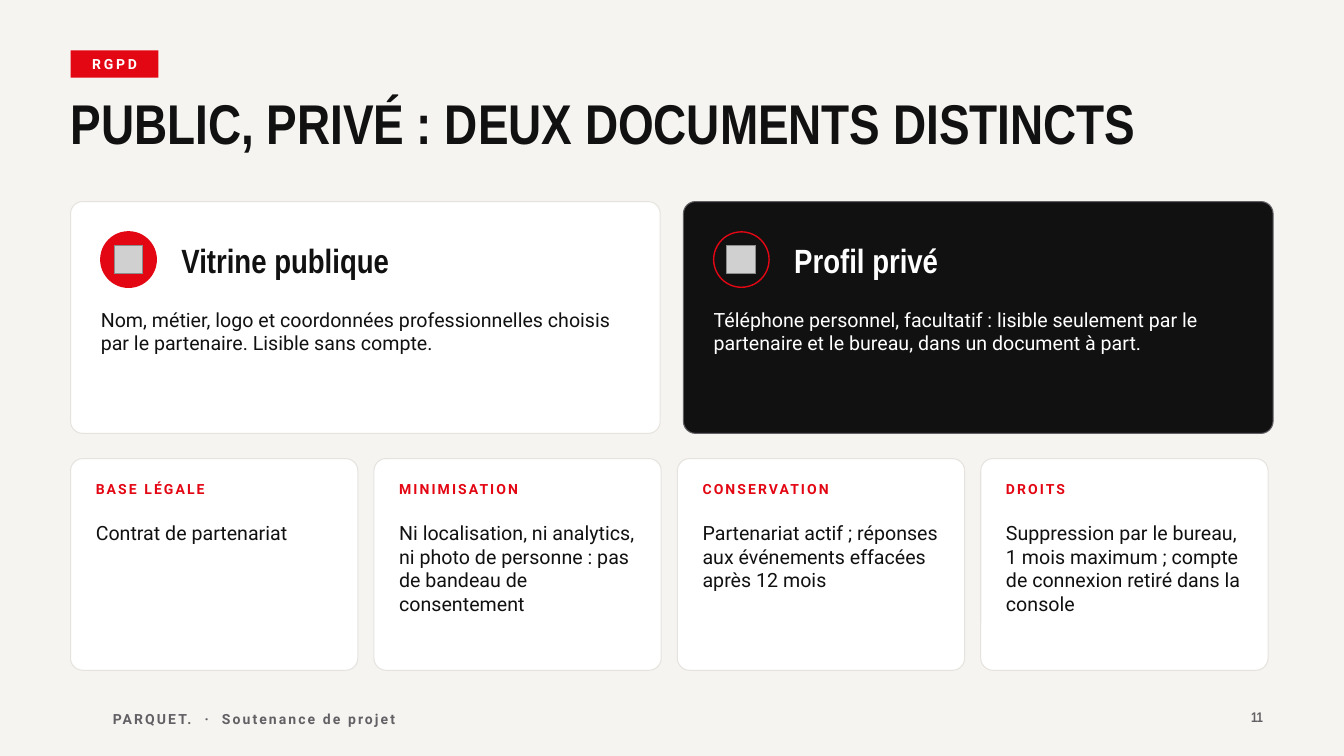
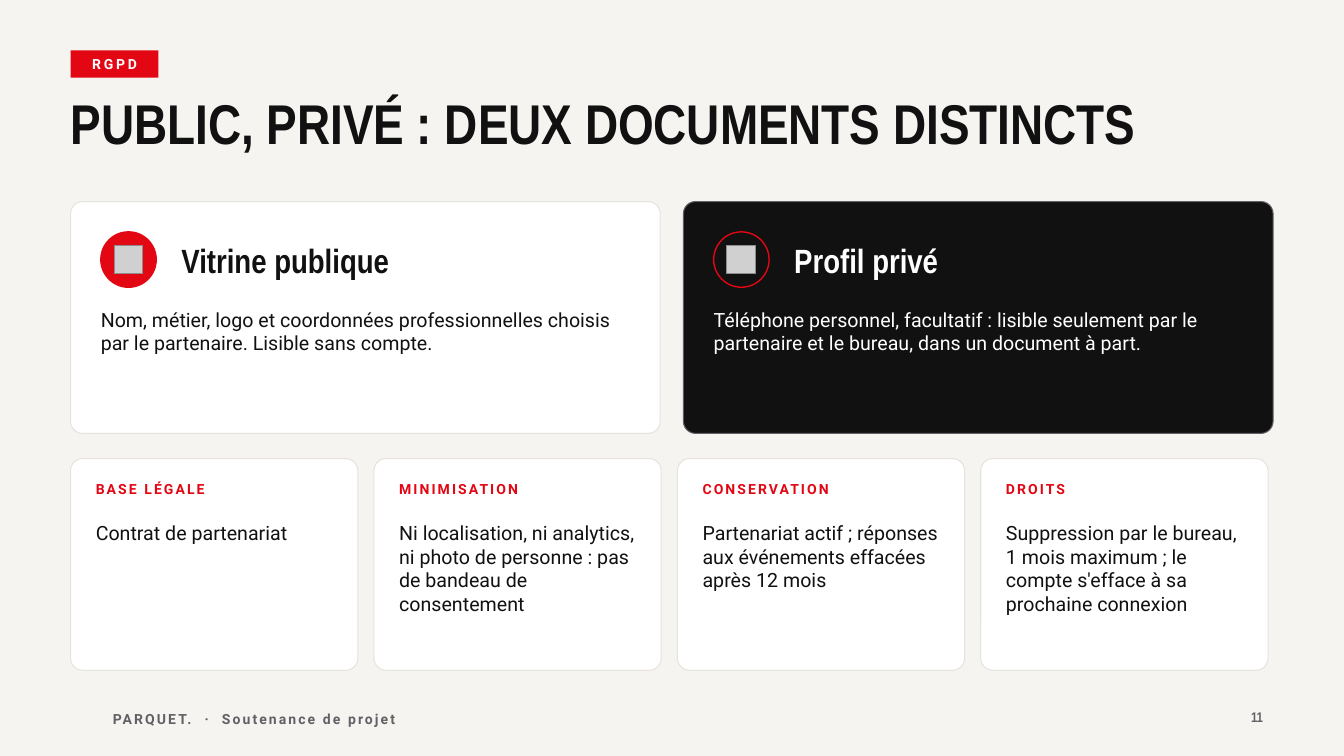
Before and after one commit to DontRobMe/ParquetClub, a slide deck: slide 11 of docs/soutenance.pptx. Drawn at 1344x756 pixels with LibreOffice and Linux fonts; fonts in the diff are those of the drawing; grey boxes stand for pictures; background and template pictures are left out. Boxes give left, top, right and bottom in pixels: in the first picture for what was removed or moved away, otherwise in the second. Text is boxed around its words. In the diff, an @@ line names an element or a change of style, - is before the commit and + after.

Commit message:
Docs : soutenance, suppression du compte automatique (slide 11, annexe A)

```diff
--- a/docs/soutenance.pptx
+++ b/docs/soutenance.pptx
@@ text at (1006,525,1237,615): text changed @@
-Suppression par le bureau, 1 mois maximum ; compte de connexion retiré dans la console
+Suppression par le bureau, 1 mois maximum ; le compte s'efface à sa prochaine connexion
```
Also in this commit, not shown: 1 other slide changed.
